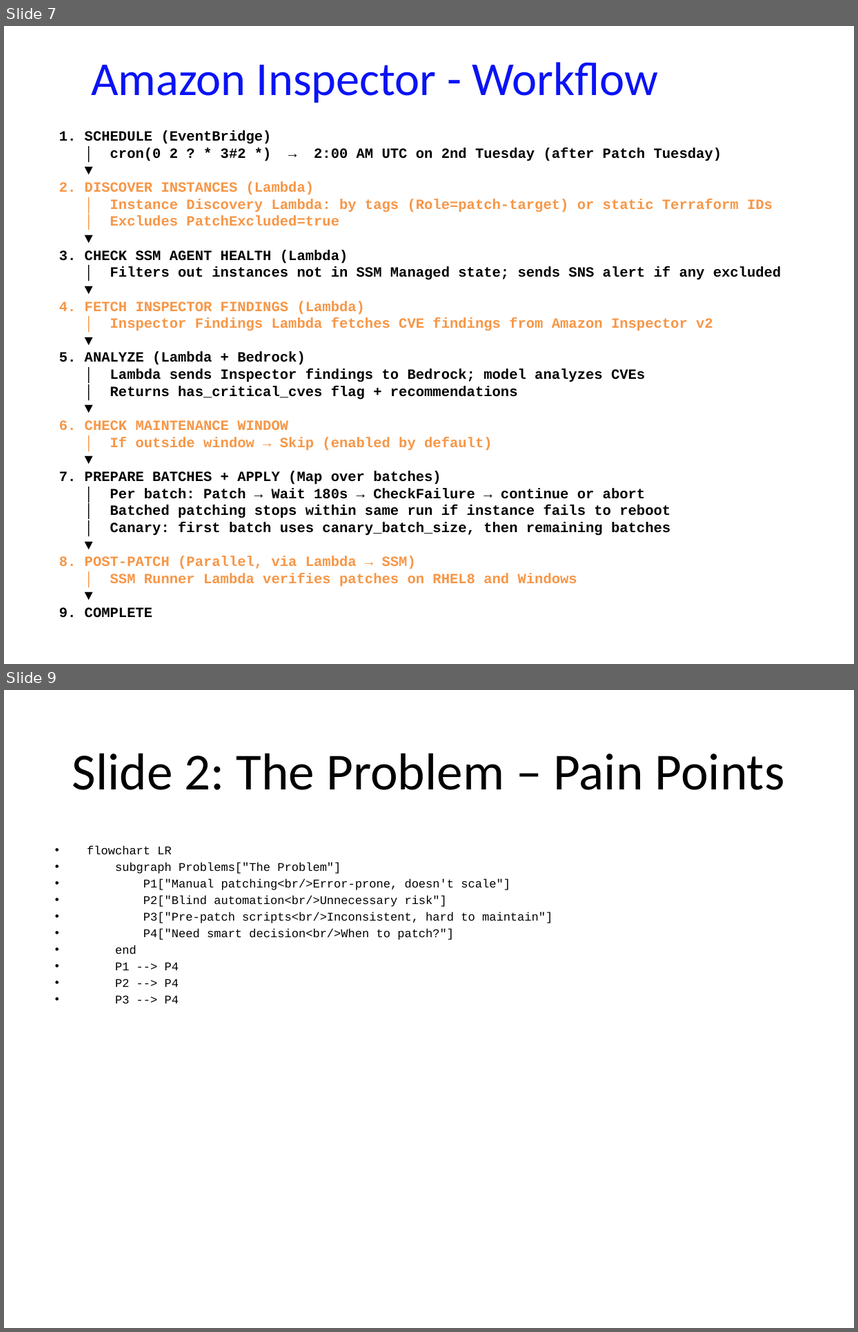
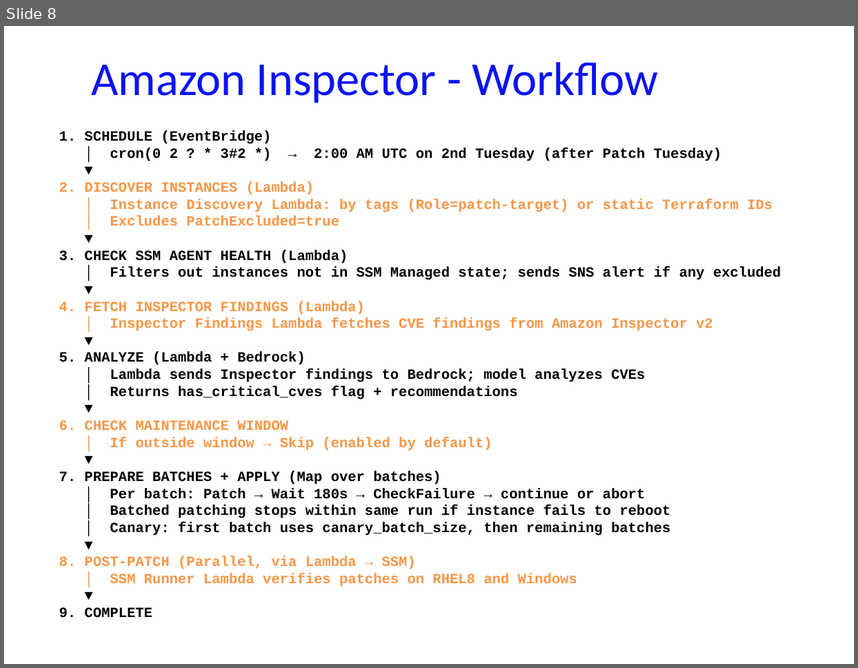
Before and after one commit to ckbitra/aiops-r8, a slide deck: docs/aiops_r8_presentation.pptx. Shown one above the other, each under a label of ours: slides 7 and 9 before the commit, slide 8 after it; the slides between them are not shown. The pictures are 858x1332 and 858x668 pixels, drawn with LibreOffice and Linux fonts; fonts in the diff are those of the drawing. Boxes give left, top, right and bottom in pixels: in the first picture for what was removed or moved away, otherwise in the second. Text is boxed around its words. In the diff, an @@ line names an element or a change of style, - is before the commit and + after.

```diff
--- a/docs/aiops_r8_presentation.pptx
+++ b/docs/aiops_r8_presentation.pptx
@@ slide 9 removed at [4,690,854,1328], background #FFFFFF @@
@@ title removed at [72,753,785,790] @@
-Slide 2: The Problem – Pain Points
@@ text removed at [87,846,553,1003] @@
-• flowchart LR
-• subgraph Problems["The Problem"]
-• P1["Manual patching<br/>Error-prone, doesn't scale"]
-• P2["Blind automation<br/>Unnecessary risk"]
-• P3["Pre-patch scripts<br/>Inconsistent, hard to maintain"]
-• P4["Need smart decision<br/>When to patch?"]
-• end
-• P1 --> P4
-• P2 --> P4
-• P3 --> P4
@@ what was slide 7 is now slide 8 @@
```
Also in this commit, not shown: 1 slide changed, 7 slides added, 3 other slides removed, 4 other files.
